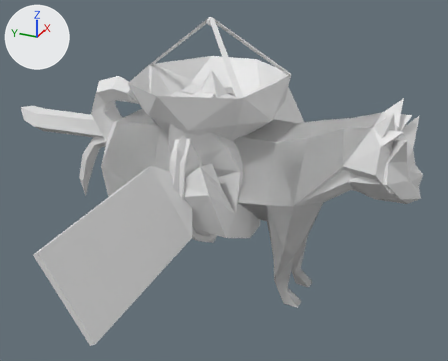
The glTF model app/assets/images/nftpets.gltf as it was, and as the next commit left it.
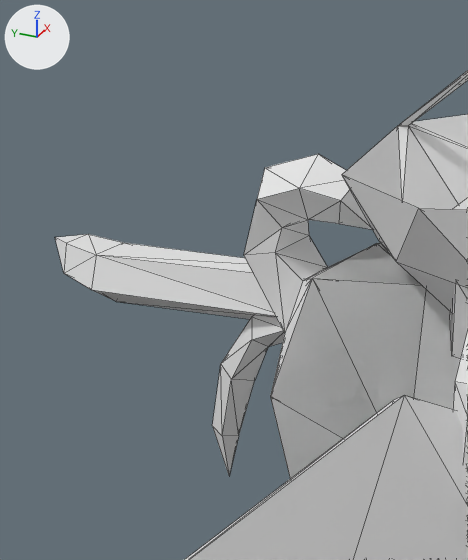
The first picture shows the older version from a 50 mm camera at (-6.58, -3.12, 3.09) aimed at (-0.02, -0.17, -0.19). The close-ups show both versions on the part from 0% to 39% of the width and 5% to 63% of the height of that picture; other places that the commit changed are outside them. The lights are fixed; the arrows at upper left show +X, +Y and +Z. The close-ups show mesh edges as thin lines. Where no turn or scale is listed for an object, it has been applied to the vertices. Vertices at the same position are counted once.

Names of what the first close-up shows: 'doge', 'furbaby', 'hand', 'sat', 'tab', 'token'.
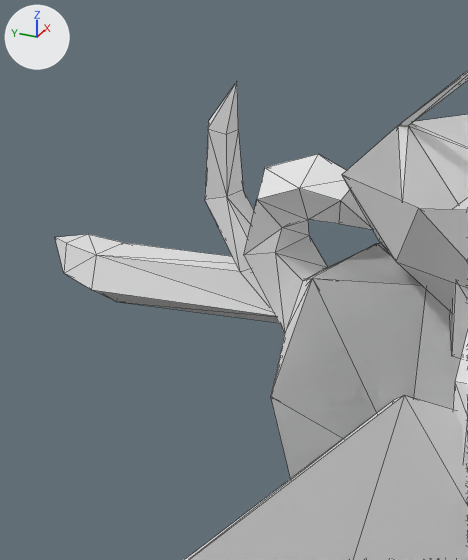
What differs and where, as boxes (x1, y1, x2, y2) in the close-ups (468 x 560 px):
'tab', reshaped
    before: (212, 316, 285, 476)
    after: (205, 82, 261, 297)

Edits to the bpy script that builds the scene:
```text
Change me_tab:
    where me_tab.from_pydata(...)  # 119 vertices, 234 faces; spans x -0.59..0.59, y -2.57..2.08, z -1.61..0.85
    used by ob_tab; location = (0.0, 0.0, 0.0)
    me_tab part 1
    me_tab.vertices[0].co: (0.0, 1.71, -0.05) -> (0.0, 1.82, 0.35)  # pixel (268, 346) -> not seen
    me_tab.vertices[1].co: (0.11, 1.72, 0.03) -> (0.11, 1.75, 0.38)
    me_tab.vertices[2].co: (0.07, 1.74, 0.13) -> (0.07, 1.65, 0.42)
    me_tab.vertices[3].co: (-0.07, 1.74, 0.13) -> (-0.07, 1.65, 0.42)  # pixel (251, 316) -> not seen
    me_tab.vertices[4].co: (-0.12, 1.72, 0.03) -> (-0.12, 1.75, 0.38)  # pixel (251, 339) -> pixel (240, 272)
    me_tab.vertices[108].co: (0.0, 1.95, -0.6) -> (0.0, 1.94, 1.1)  # pixel (238, 435) -> pixel (208, 121)
    me_tab.vertices[109].co: (0.08, 2.0, -0.58) -> (0.08, 1.89, 1.08)
    me_tab.vertices[110].co: (0.05, 2.08, -0.54) -> (0.05, 1.81, 1.06)  # not seen -> pixel (238, 129)
    me_tab.vertices[111].co: (-0.05, 2.08, -0.54) -> (-0.05, 1.81, 1.06)  # pixel (212, 425) -> pixel (226, 134)
    me_tab.vertices[112].co: (-0.08, 2.0, -0.58) -> (-0.08, 1.89, 1.08)  # pixel (222, 436) -> pixel (207, 129)
    me_tab.vertices[113].co: (0.0, 2.04, -0.86) -> (0.0, 1.75, 1.32)  # pixel (229, 476) -> pixel (237, 80)
    me_tab.vertices[114].co: (0.0, 1.81, -0.26) -> (0.0, 2.0, 0.72)  # pixel (254, 380) -> not seen
    me_tab.vertices[115].co: (0.11, 1.88, -0.22) -> (0.11, 1.93, 0.73)
    me_tab.vertices[116].co: (0.07, 1.96, -0.16) -> (0.07, 1.82, 0.75)  # not seen -> pixel (243, 189)
    me_tab.vertices[117].co: (-0.07, 1.96, -0.16) -> (-0.07, 1.82, 0.75)  # pixel (220, 363) -> pixel (226, 196)
    me_tab.vertices[118].co: (-0.11, 1.88, -0.22) -> (-0.11, 1.93, 0.73)  # pixel (231, 379) -> pixel (204, 199)
```
